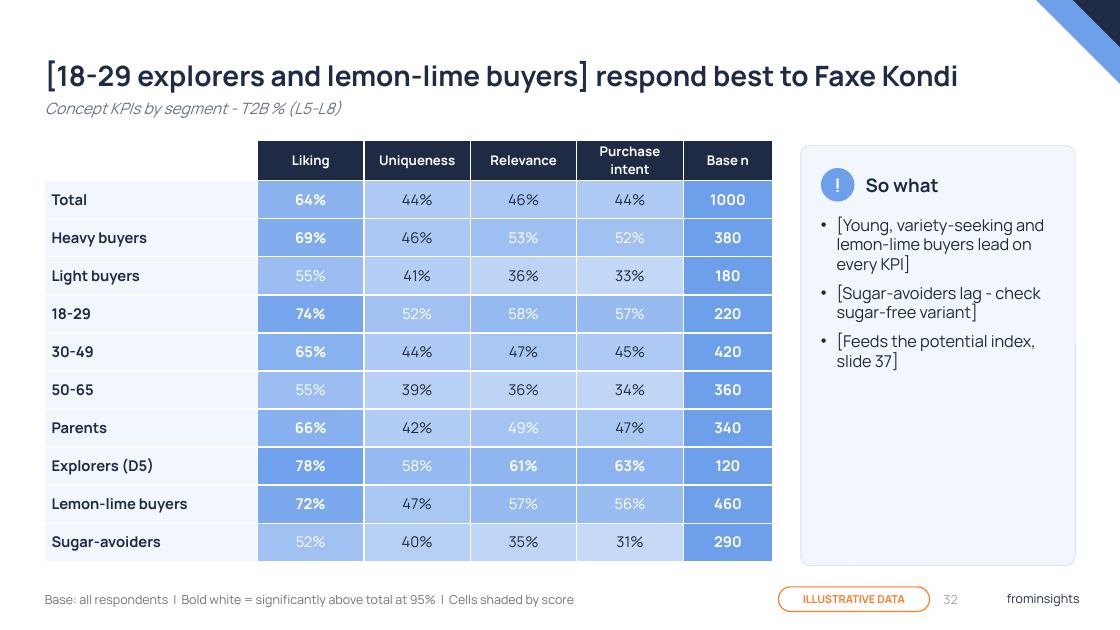
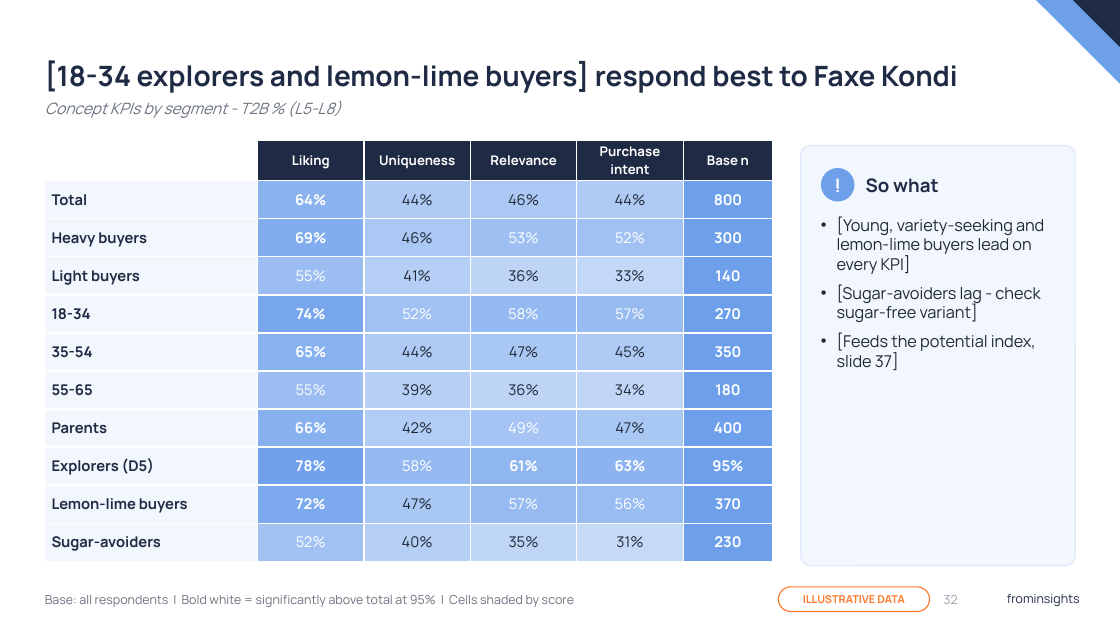
Before and after one commit to JohannOnGitHub/JohannOnGitHub, a slide deck: slide 32 of deliverables/Faxe_Kondi_Report_Template_frominsights.pptx. Drawn at 1120x630 pixels with LibreOffice and Linux fonts; fonts in the diff are those of the drawing; background and template pictures are left out. Boxes give left, top, right and bottom in pixels: in the first picture for what was removed or moved away, otherwise in the second. Text is boxed around its words. In the diff, an @@ line names an element or a change of style, - is before the commit and + after.

```diff
--- a/deliverables/Faxe_Kondi_Report_Template_frominsights.pptx
+++ b/deliverables/Faxe_Kondi_Report_Template_frominsights.pptx
@@ title at box(45, 60, 958, 93): text changed @@
-[18-29 explorers and lemon-lime buyers] respond best to Faxe Kondi
+[18-34 explorers and lemon-lime buyers] respond best to Faxe Kondi
@@ table at box(45, 140, 773, 555) @@
-row 2, column 6: 1000
+row 2, column 6: 800
-row 3, column 6: 380
+row 3, column 6: 300
-row 4, column 6: 180
+row 4, column 6: 140
-row 5, column 1: 18-29
+row 5, column 1: 18-34
-row 5, column 6: 220
+row 5, column 6: 270
-row 6, column 1: 30-49
+row 6, column 1: 35-54
-row 6, column 6: 420
+row 6, column 6: 350
-row 7, column 1: 50-65
+row 7, column 1: 55-65
-row 7, column 6: 360
+row 7, column 6: 180
-row 8, column 6: 340
+row 8, column 6: 400
-row 9, column 6: 120
+row 9, column 6: 95%
-row 10, column 6: 460
+row 10, column 6: 370
-row 11, column 6: 290
+row 11, column 6: 230
```
Also in this commit, not shown: 11 other slides changed, 1 other file.
